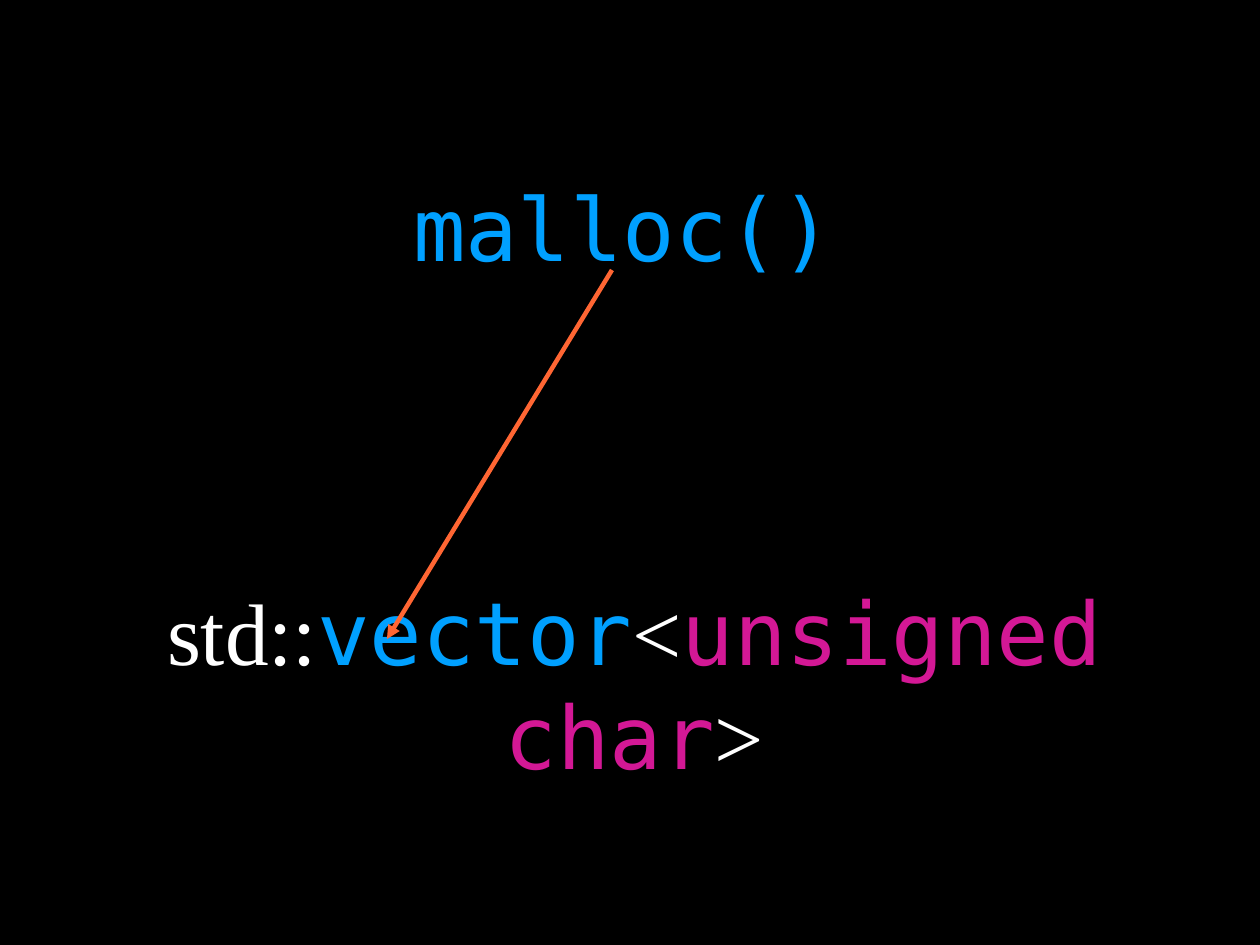
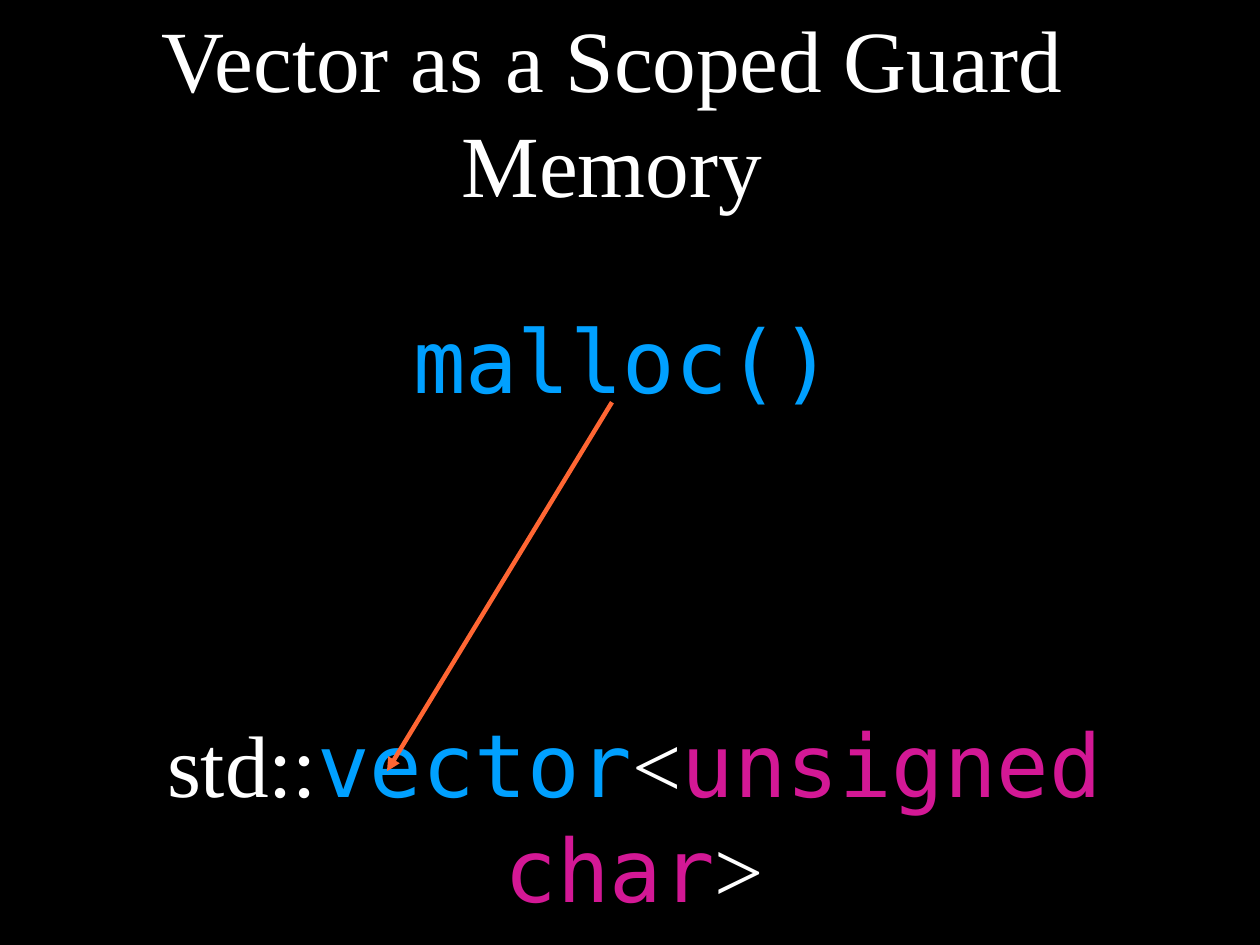
Before and after one commit to dodikk/StaticLib-Slides, a slide deck: slide 63 of Libraries-GoingNative.odp. Drawn at 1260x945 pixels with LibreOffice and Linux fonts; fonts in the diff are those of the drawing. Boxes give left, top, right and bottom in pixels: in the first picture for what was removed or moved away, otherwise in the second. Text is boxed around its words. In the diff, an @@ line names an element or a change of style, - is before the commit and + after.

```diff
--- a/Libraries-GoingNative.odp
+++ b/Libraries-GoingNative.odp
@@ title added at [161, 31, 1062, 214], 55 pt, text #FFFFFF @@
+Vector as a Scoped Guard Memory
@@ 2 texts, 1 arrow: place and size @@
-2 texts, 1 arrow at [167, 194, 1102, 771]
+2 texts, 1 arrow at [167, 326, 1102, 904]
```
Also in this commit, not shown: 8 other slides changed, 8 slides added, 6 slides removed, 1 other file.
